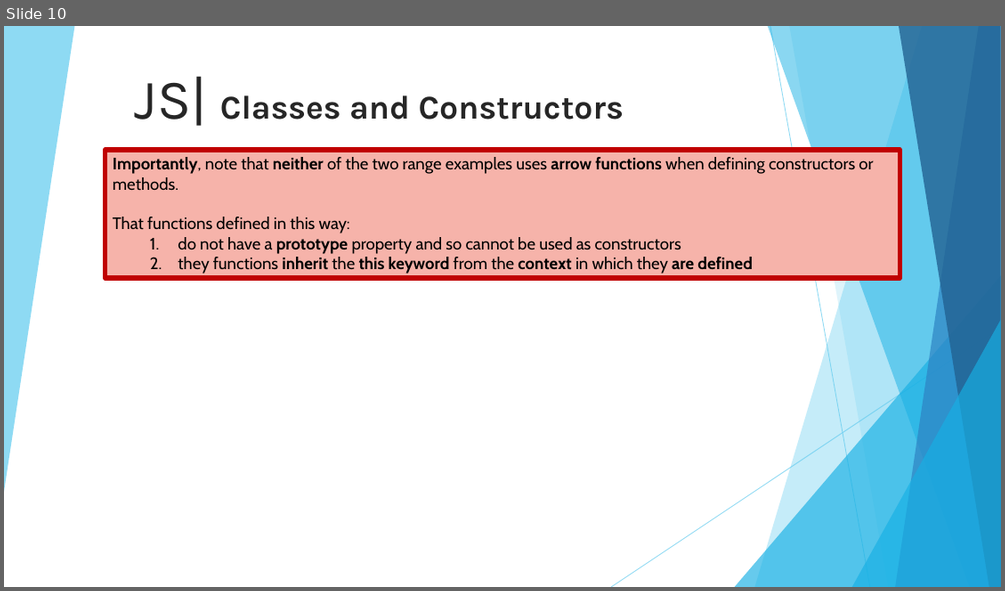
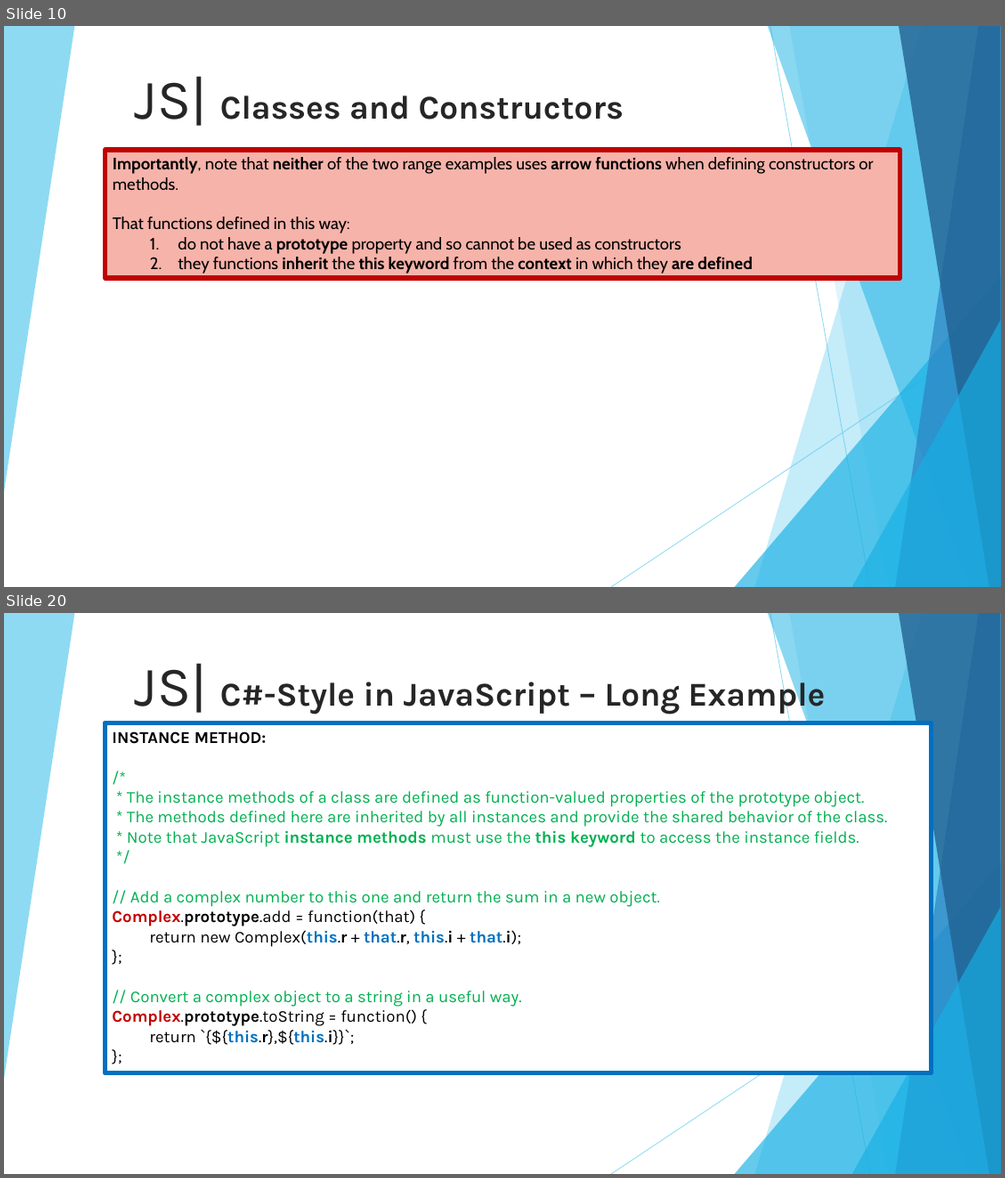
Before and after one commit to 01Primo/slides, a slide deck: 09_Javascript_Classes.pptx. Shown one above the other, each under a label of ours: slide 10 before the commit, slides 10 and 20 after it; the slides between them are not shown. The pictures are 1005x591 and 1005x1178 pixels, drawn with LibreOffice and Linux fonts; fonts in the diff are those of the drawing. Boxes give left, top, right and bottom in pixels: in the first picture for what was removed or moved away, otherwise in the second. Text is boxed around its words. In the diff, an @@ line names an element or a change of style, - is before the commit and + after.

Commit message:
Finish old style class in js

```diff
--- a/09_Javascript_Classes.pptx
+++ b/09_Javascript_Classes.pptx
@@ slide 20 added at box(4, 613, 1001, 1174), background #FFFFFF; not listed: 10 template elements that a slide beside it also shows @@
@@ title added at box(135, 663, 825, 714), 32 pt, text #262626, bold @@
+JS| C#-Style in JavaScript – Long Example
@@ rectangle added at box(105, 723, 931, 1073), fill #FFFFFF, outline #0070C0 4.5 pt, 16 pt, text #00B050 @@
+INSTANCE METHOD:
+/*
+* The instance methods of a class are defined as function-valued properties of the prototype object.
+* The methods defined here are inherited by all instances and provide the shared behavior of the class.
+* Note that JavaScript instance methods must use the this keyword to access the instance fields.
+*/
+// Add a complex number to this one and return the sum in a new object.
+Complex.prototype.add = function(that) {
+return new Complex(this.r + that.r, this.i + that.i);
+};
+// Convert a complex object to a string in a useful way.
+Complex.prototype.toString = function() {
+return `{${this.r},${this.i}}`;
+};
```
Also in this commit, not shown: 1 slide changed, 12 other slides added.
